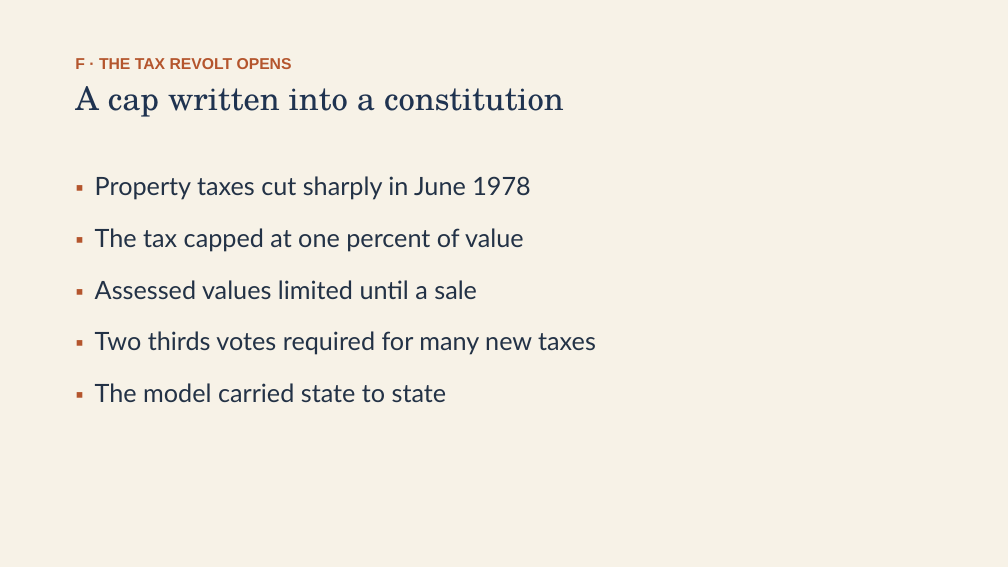
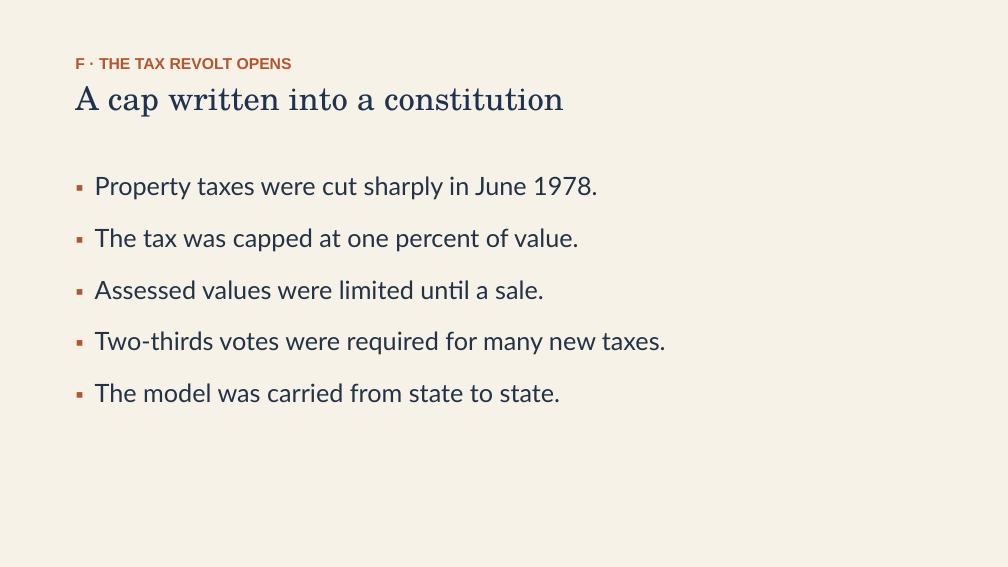
Before and after one commit to ab17gthb/humanities-curriculum-group, a slide deck: slide 18 of modern-america/lesson-01/lesson-01-slides.pptx. Drawn at 1008x567 pixels with LibreOffice and Linux fonts; fonts in the diff are those of the drawing. Boxes give left, top, right and bottom in pixels: in the first picture for what was removed or moved away, otherwise in the second. Text is boxed around its words. In the diff, an @@ line names an element or a change of style, - is before the commit and + after.

```diff
--- a/modern-america/lesson-01/lesson-01-slides.pptx
+++ b/modern-america/lesson-01/lesson-01-slides.pptx
@@ text at [95,176,666,402]: text changed @@
-▪ Property taxes cut sharply in June 1978
-▪ The tax capped at one percent of value
-▪ Assessed values limited until a sale
-▪ Two thirds votes required for many new taxes
-▪ The model carried state to state
+▪ Property taxes were cut sharply in June 1978.
+▪ The tax was capped at one percent of value.
+▪ Assessed values were limited until a sale.
+▪ Two-thirds votes were required for many new taxes.
+▪ The model was carried from state to state.
```
Also in this commit, not shown: 8 other slides changed, 6 other files.
